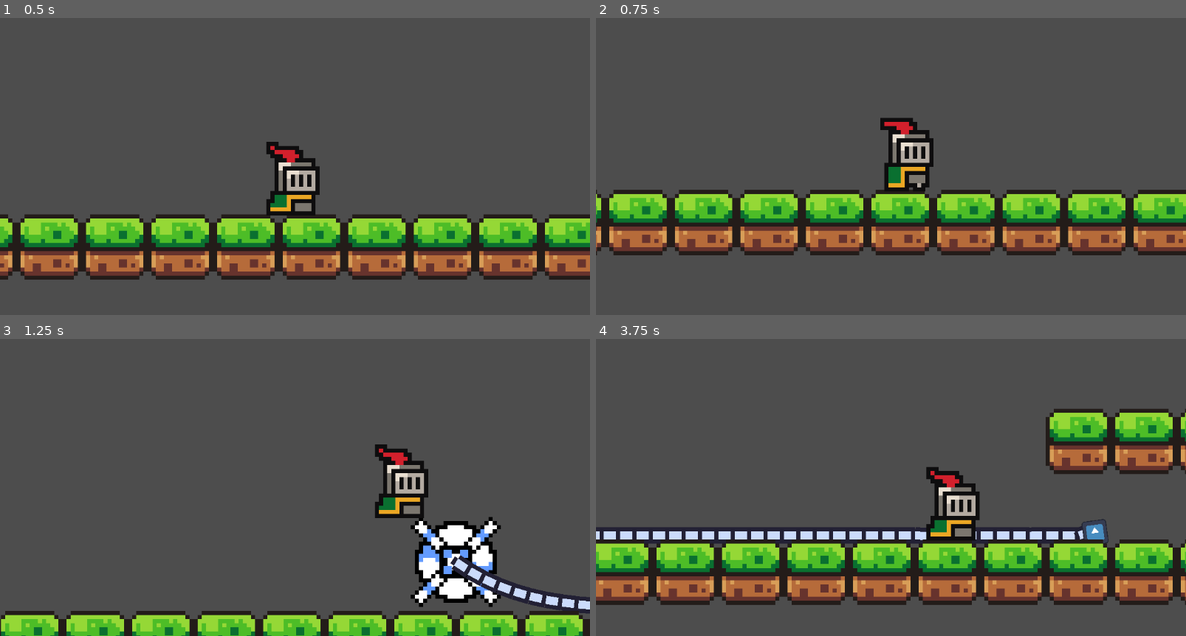
Above: before the commit, frames 1-4 (two rows, left to right).
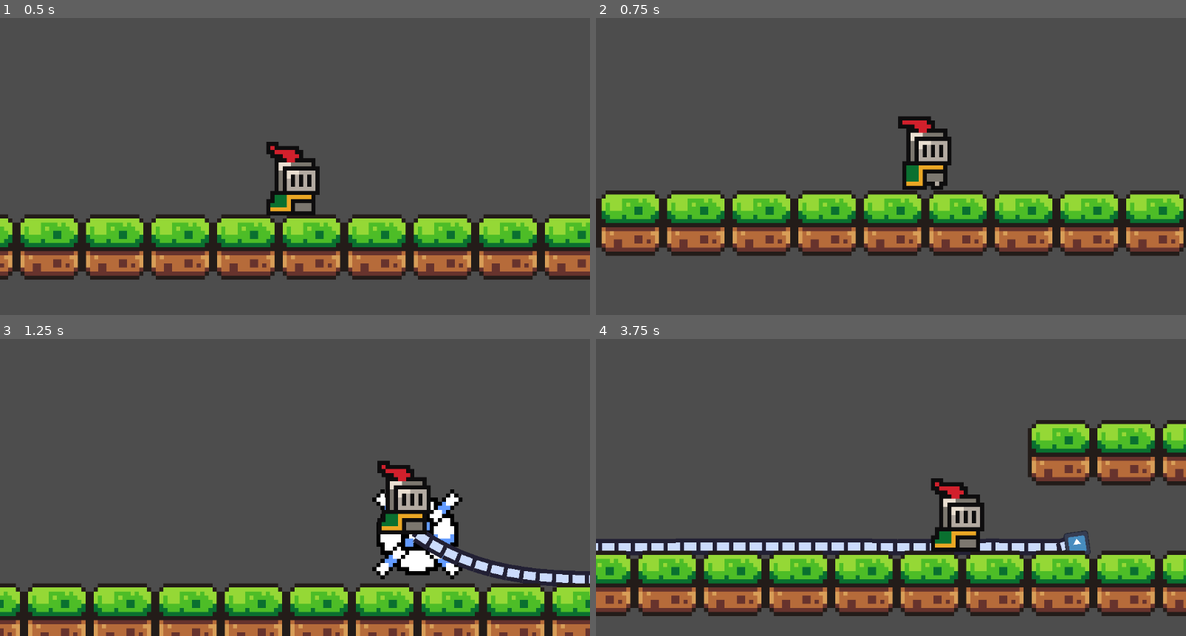
Above: after the commit, the same moments.

Repository: nbrwn/tether
Game: Godot game, scene res://scenes/game.tscn
Two runs of this game, one before a commit and one after it. Both use one fixed random seed, a clock stepped at 60 frames per second and the inputs below. The engine's default icon, where the game draws it, is replaced by a stand-in: a white triangle on a blue panel in a dark square.
Inputs:
- Up to frame 1 (0.5 s): no input
- Up to frame 2 (0.75 s): tap Enter (ui_accept) at 0.5 s; hold D (move_right) from 0.53 s (still down)
- Up to frame 3 (1.25 s): keep holding D (move_right); tap Space (jump) at 0.77 s
- Up to frame 4 (3.75 s): tap Space (jump) at 1.52, 3.02 s; release D (move_right) at 2.03 s; hold A (move_left) 2.03-2.78 s; hold D (move_right) from 2.78 s (still down)

Frame 1 is identical in both runs. In frame 2, 14% of the frame differs, in the area x 0-100%, y 33-81%; in frame 3, 23%; in frame 4, 32%, in the area x 0-100%, y 23-94%.

Commit message:
logic to keep player getting stuck on walls

Diff:
--- a/new-game-project/scenes/BonerGuy.tscn
+++ b/new-game-project/scenes/BonerGuy.tscn
@@ -58,6 +58,11 @@
 
 [node name="Rays" type="Node2D" parent="."]
 
+[node name="RayFloorCheck" type="RayCast2D" parent="Rays"]
+position = Vector2(0, 4)
+target_position = Vector2(0, 4)
+collision_mask = 2
+
 [node name="RayLeftFoot" type="RayCast2D" parent="Rays"]
 position = Vector2(-4, 7)
 target_position = Vector2(0, 4)
--- a/new-game-project/scripts/RigidBodyPlayer.gd
+++ b/new-game-project/scripts/RigidBodyPlayer.gd
@@ -9,7 +9,9 @@
 
 @onready var stuck_on_left_wall = false
 @onready var stuck_on_right_wall = false
+@onready var stuck_on_floor = false
 
+@onready var ray_floor_check = $Rays/RayFloorCheck
 @onready var ray_left_foot = $Rays/RayLeftFoot
 @onready var ray_right_foot = $Rays/RayRightFoot
 @onready var ray_top_left_side = $Rays/RayTopLeftSide
@@ -34,6 +36,9 @@
 	if stuck_on_right_wall:
 		self.apply_impulse(move_left_force, Vector2(0, 0))
 
+	if stuck_on_floor:
+		self.apply_impulse(Vector2(0, -500), Vector2(0, 0))
+
 func process_input():
 	if Input.is_action_pressed("move_right") and self.linear_velocity.x < move_speed_max:
 		self.apply_impulse(move_right_force, Vector2(0, 0))
@@ -52,6 +57,7 @@
 
 	stuck_on_left_wall = (not is_on_floor()) and (ray_top_left_side.is_colliding() or ray_bottom_left_side.is_colliding())
 	stuck_on_right_wall = (not is_on_floor()) and (ray_top_right_side.is_colliding() or ray_bottom_right_side.is_colliding())
+	stuck_on_floor = ray_floor_check.is_colliding()
 
 func is_on_floor():
 	return ray_left_foot.is_colliding() or ray_right_foot.is_colliding()
